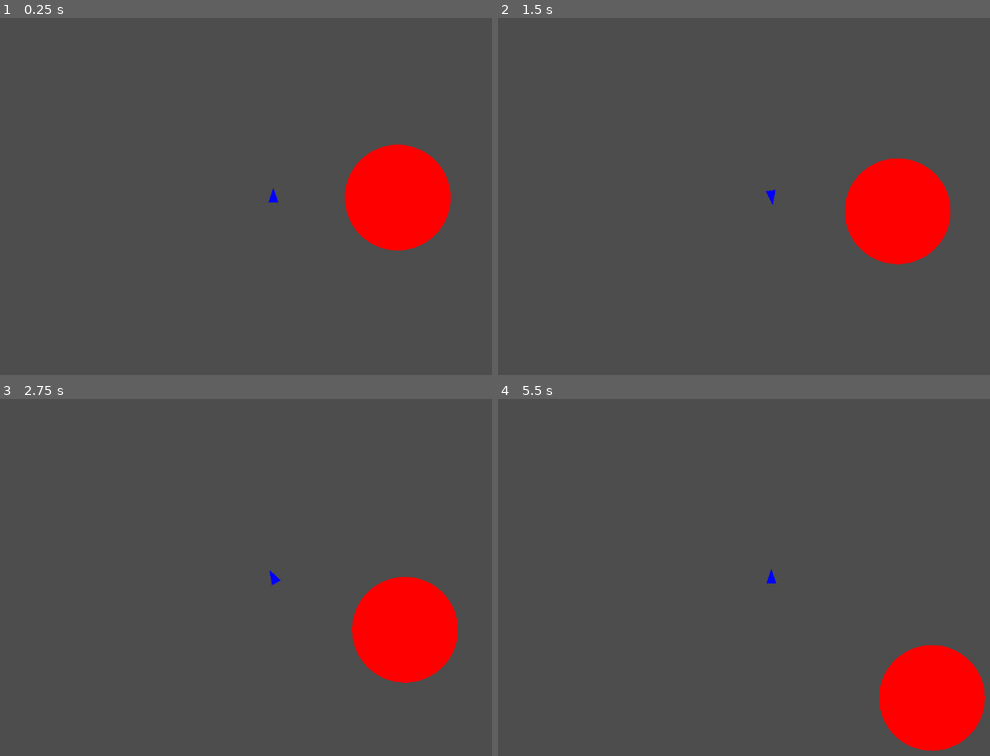
Above: before the commit, frames 1-4 (two rows, left to right).
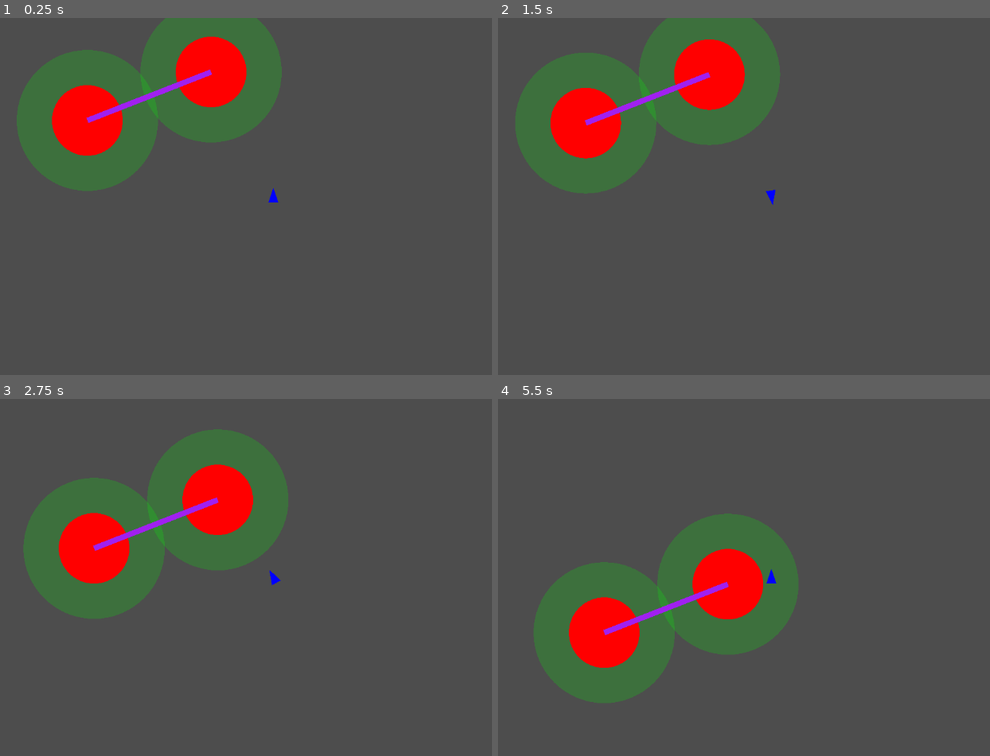
Above: after the commit, the same moments.

Repository: mchannell/harmonices-mundi
Game: Godot game, scene res://test_level.tscn
Same seed, same stepped clock (60 frames per second), same inputs: the game is played once before the commit and once after it.
Inputs:
- Up to frame 1 (0.25 s): no input
- Up to frame 2 (1.5 s): tap Enter at 0.5 s; hold Right (turn_right) 0.53-1.28 s; tap Space at 1.25 s; hold S (move_back) from 1.28 s (still down)
- Up to frame 3 (2.75 s): release S (move_back) at 2.03 s; hold Right (turn_right) from 2.03 s (still down)
- Up to frame 4 (5.5 s): release Right (turn_right) at 2.78 s; hold W (move_forward) 2.78-3.53 s; hold Left (turn_left) 3.53-5.03 s; hold S (move_back) from 5.03 s (still down)

The runs differ from the first frame. In frame 1, 22% of the frame differs, in the area x 3-92%, y 0-66%; in frame 2, 22%; in frame 3, 23%, in the area x 4-94%, y 8-80%; in frame 4, 23%.

Commit message:
saving progress to get files from other pc

Diff:
--- a/planet.gd
+++ b/planet.gd
@@ -1,6 +1,14 @@
-extends StaticBody2D
+extends Node2D
+@export var radius: int
+@export var atmosphere_radius: int
+@export var root: Pitch
 
+enum Pitch {Ab, A, Bb, B, C, Db, D, Eb, E, F, Fb, G}
 
 func _draw() -> void:
-	draw_circle(Vector2(0,0),96,Color.RED)
-	get_node("CollisionShape2D").shape.radius = 96
+	draw_circle(Vector2.ZERO, atmosphere_radius,Color(0,1,0,.2))
+	draw_circle(Vector2(0,0),radius,Color.RED)
+	get_node("StaticBody2D").get_node("CollisionShape2D").shape.radius = radius
+
+func _ready() -> void:
+	add_to_group("Planets")
--- a/ship.gd
+++ b/ship.gd
@@ -1,6 +1,7 @@
 extends CharacterBody2D
 
-const SPEED = 250
+const ACCELERATION = 500
+const MAX_SPEED = 10000
 const TURN_SPEED = 4
 
 
@@ -16,6 +17,11 @@
 	if (Input.is_action_pressed("turn_left")):
 		rotate(-TURN_SPEED * delta)
 	if (Input.is_action_pressed("move_forward")):
-		move_and_collide(Vector2(0,-SPEED * delta).rotated(rotation))
+		velocity += Vector2(0,-ACCELERATION * delta).rotated(rotation)
 	if (Input.is_action_pressed("move_back")):
-		move_and_collide(Vector2(0,SPEED * delta/2).rotated(rotation))
+		velocity += Vector2(0,ACCELERATION * delta/2).rotated(rotation)
+	if velocity.length() > MAX_SPEED*delta:
+		velocity = velocity.normalized()*MAX_SPEED*delta
+	if (!Input.is_action_pressed("move_back") or !Input.is_action_pressed("move_forward")):
+		velocity = velocity.lerp(Vector2.ZERO,.03)
+	move_and_slide()
--- /dev/null
+++ b/string_orchestrator.gd
@@ -0,0 +1,16 @@
+extends Node2D
+
+var planets
+
+func _ready() -> void:
+	planets = get_tree().get_nodes_in_group("Planets")
+
+func _draw() -> void:
+	for i in planets.size():
+		for j in range(i,planets.size()):
+			if planets[j].atmosphere_radius + planets[i].atmosphere_radius >= planets[i].position.distance_to(planets[j].position):
+				draw_line(planets[i].position, planets[j].position, Color.PURPLE,10)
+				#create_string(planets[i],planets[j])
+
+func create_string(planet1, planet2) -> void:
+	pass
--- /dev/null
+++ b/string_orchestrator.tscn
@@ -0,0 +1,6 @@
+[gd_scene load_steps=2 format=3 uid="uid://c2wtydfkmjrf4"]
+
+[ext_resource type="Script" uid="uid://caijeao3xv167" path="res://string_orchestrator.gd" id="1_gojxx"]
+
+[node name="StringOrchestrator" type="Node2D"]
+script = ExtResource("1_gojxx")
--- a/test_level.tscn
+++ b/test_level.tscn
@@ -1,12 +1,22 @@
-[gd_scene load_steps=3 format=3 uid="uid://cdvb40fbw4h8x"]
+[gd_scene load_steps=4 format=3 uid="uid://cdvb40fbw4h8x"]
 
 [ext_resource type="PackedScene" uid="uid://bj4t65uqxhpet" path="res://ship.tscn" id="1_gojnm"]
 [ext_resource type="PackedScene" uid="uid://hmw5pgdasqhi" path="res://planet.tscn" id="2_1c2mv"]
+[ext_resource type="PackedScene" uid="uid://c2wtydfkmjrf4" path="res://string_orchestrator.tscn" id="3_f7g2b"]
 
 [node name="Node2D" type="Node2D"]
 
+[node name="Planet" parent="." instance=ExtResource("2_1c2mv")]
+position = Vector2(243, 191)
+radius = 64
+atmosphere_radius = 128
+
+[node name="Planet2" parent="." instance=ExtResource("2_1c2mv")]
+position = Vector2(467, 103)
+radius = 64
+atmosphere_radius = 128
+
+[node name="StringOrchestrator" parent="." instance=ExtResource("3_f7g2b")]
+
 [node name="Ship" parent="." instance=ExtResource("1_gojnm")]
-position = Vector2(-457, -50)
-
-[node name="Planet" parent="." instance=ExtResource("2_1c2mv")]
-position = Vector2(-232, -48)
+position = Vector2(580, 329)
Not shown: 1 places in planet.tscn that only renumber resources
Not shown, added: string_orchestrator.gd.uid
